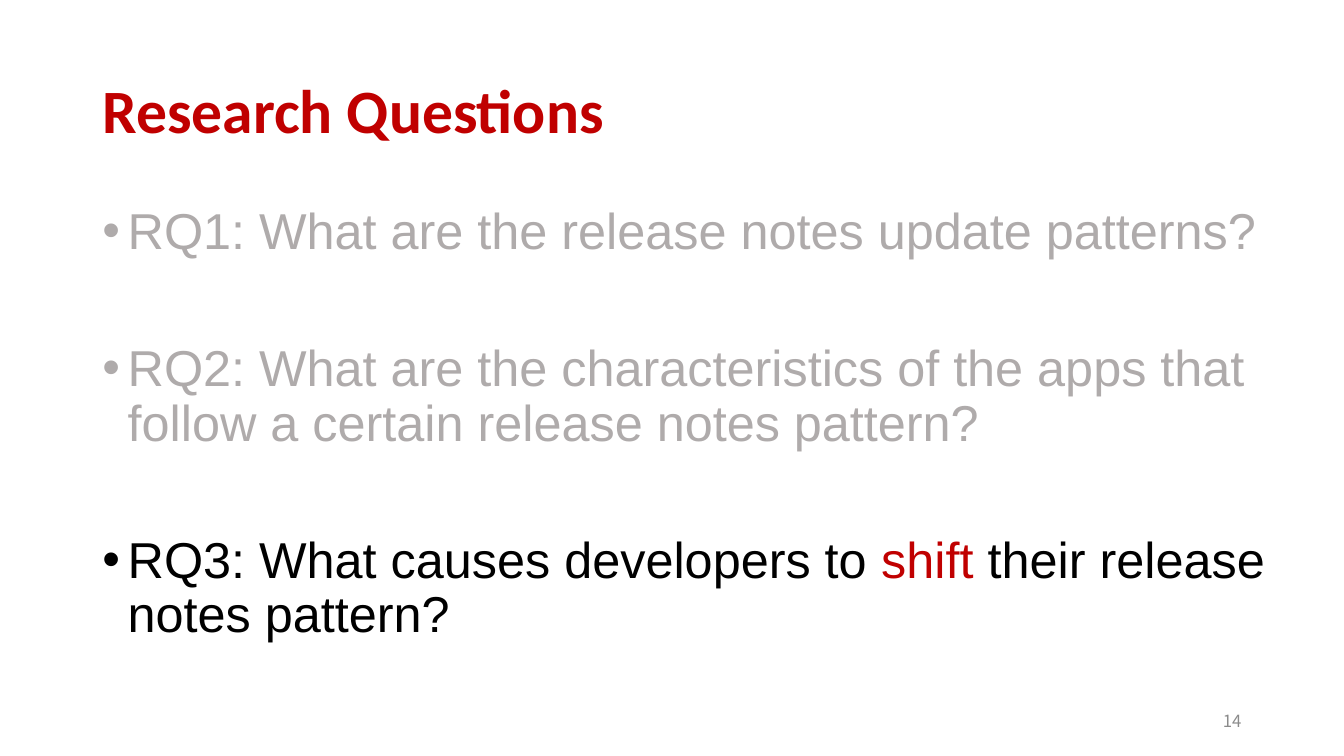
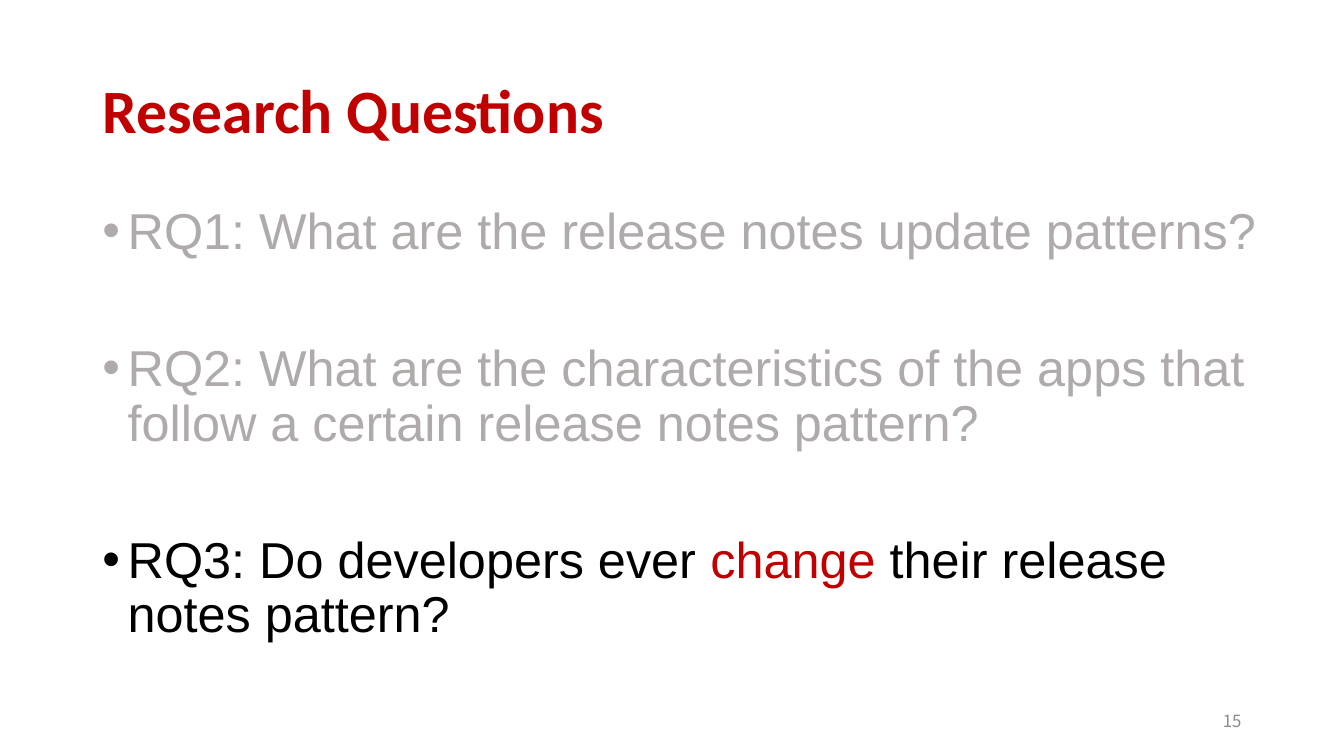
Before and after one commit to aidanby/aidanby.github.io, a slide deck: slide 15 of files/icse22.pptx (slide 14 before the commit). Drawn at 1344x756 pixels with LibreOffice and Linux fonts; fonts in the diff are those of the drawing. Boxes give left, top, right and bottom in pixels: in the first picture for what was removed or moved away, otherwise in the second. Text is boxed around its words. In the diff, an @@ line names an element or a change of style, - is before the commit and + after.

```diff
--- a/files/icse22.pptx
+++ b/files/icse22.pptx
@@ text at (x1=128, y1=541, x2=1167, y2=642): text changed @@
-• RQ3: What causes developers to shift their release notes pattern?
+• RQ3: Do developers ever change their release notes pattern?
@@ page number at (x1=1223, y1=715, x2=1242, y2=727): text changed @@
-14
+15
```
Also in this commit, not shown: 14 other slides changed, 1 slide added.
